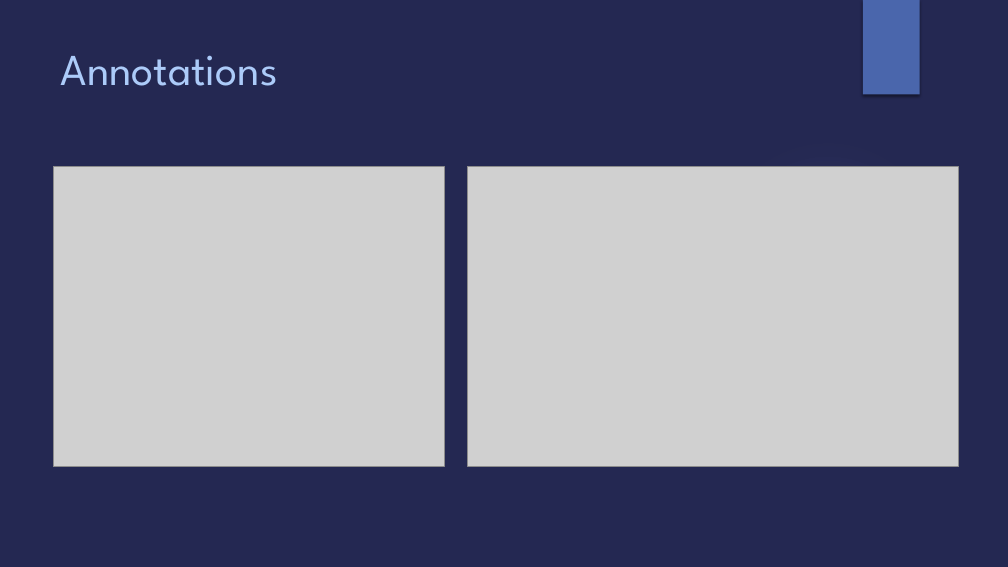
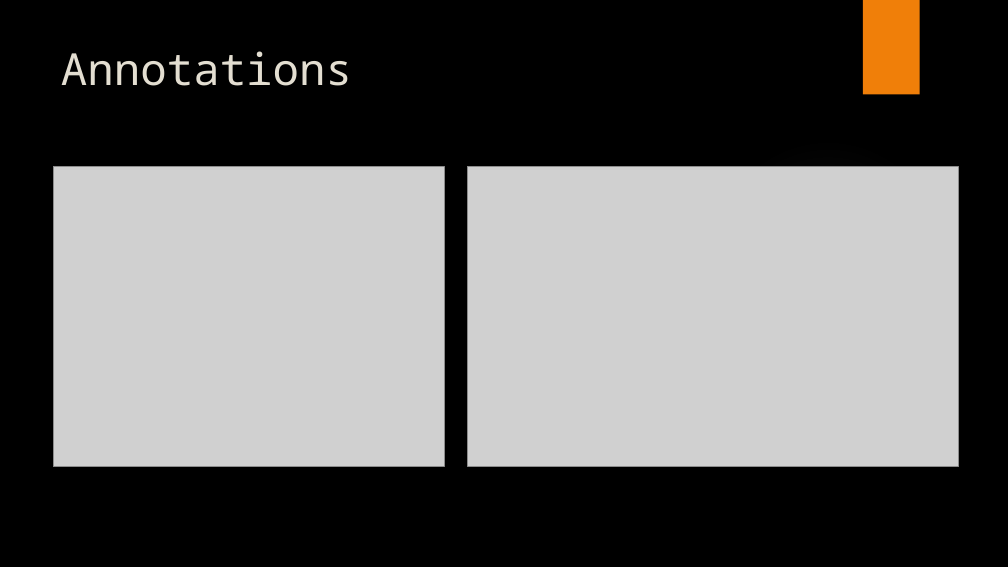
Before and after one commit to Open-MBEE/klang, a slide deck: slide 11 of presentations/K.pptx (slide 8 before the commit). Drawn at 1008x567 pixels with LibreOffice and Linux fonts; fonts in the diff are those of the drawing; grey boxes stand for pictures; background and template pictures are left out. Boxes give left, top, right and bottom in pixels: in the first picture for what was removed or moved away, otherwise in the second. Text is boxed around its words. In the diff, an @@ line names an element or a change of style, - is before the commit and + after.

```diff
--- a/presentations/K.pptx
+++ b/presentations/K.pptx
@@ background #242852 to picture (left out) @@
@@ rectangle at (x1=863, y1=0, x2=920, y2=95): fill #4A66AC to #F07F09 @@
@@ title "Annotations" at (x1=61, y1=51, x2=352, y2=86): font League Spartan to Noto Sans Mono, text colour #ACCBF9 to #E3DED1 @@
@@ ellipse at (x1=712, y1=138, x2=944, y2=371): fill gradient #9297CF to gradient #848484 @@
```
Also in this commit, not shown: 8 other slides changed, 17 slides added, 1 slide removed.
